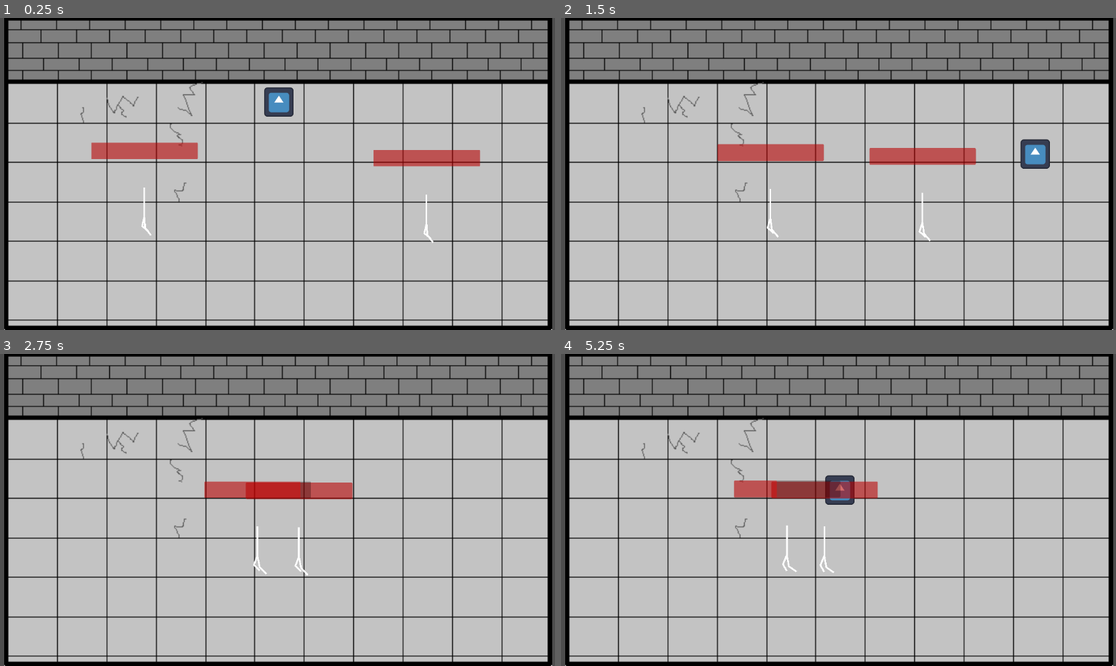
Above: before the commit, frames 1-4 (two rows, left to right).
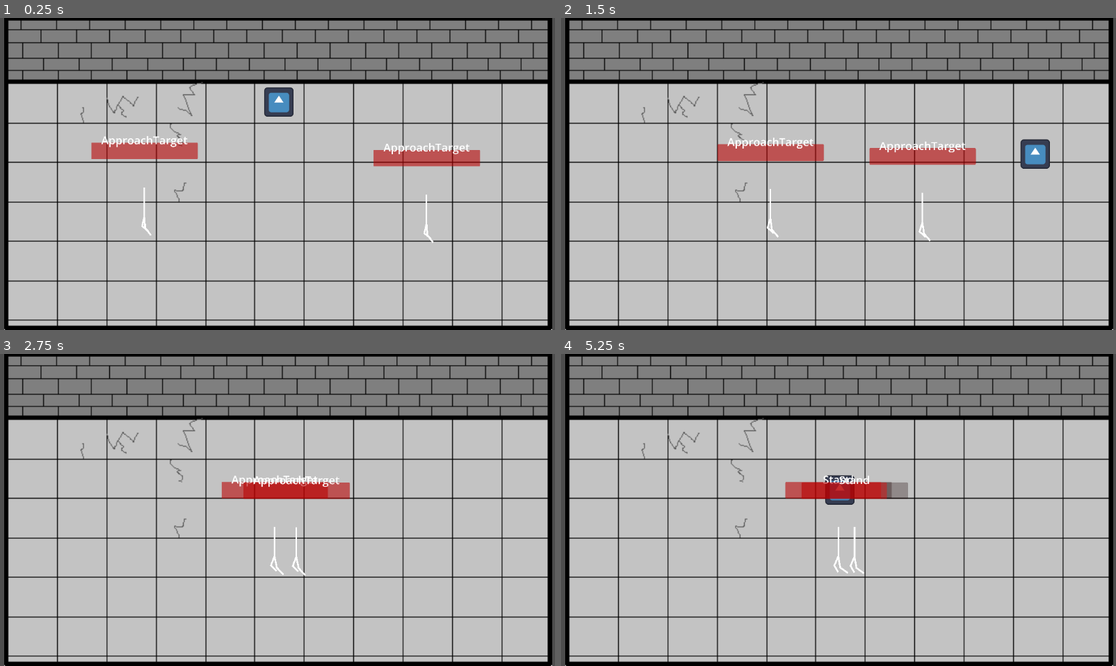
Above: after the commit, the same moments.

Repository: Thekiborg/stick-fight-game
Game: Godot game, scene res://game.tscn
The game is run twice, just before and just after one commit, with the same random seed, the same clock (stepped at 60 frames per second) and the same inputs. The engine's default icon, where the game draws it, is replaced by a stand-in: a white triangle on a blue panel in a dark square.
Inputs:
- Up to frame 1 (0.25 s): no input
- Up to frame 2 (1.5 s): hold D 0.53-1.28 s; hold S from 1.28 s (still down)
- Up to frame 3 (2.75 s): release S at 2.03 s; hold D from 2.03 s (still down)
- Up to frame 4 (5.25 s): release D at 2.78 s; hold W 2.78-3.53 s; tap Enter at 3.5 s; hold A 3.53-5.03 s; hold S from 5.03 s (still down)

The runs differ from the first frame. In frame 1, 0.3% of the frame differs, in the area x 18-85%, y 37-44%; in frame 2, 0.3%; in frame 3, 1.0%; in frame 4, 2.1%, in the area x 31-63%, y 38-71%.

Commit message:
Resolve fighting bias

Diff:
--- a/Escenas/Personaje.tscn
+++ b/Escenas/Personaje.tscn
@@ -1,9 +1,36 @@
-[gd_scene load_steps=7 format=3 uid="uid://cddrrlbjb5esc"]
+[gd_scene load_steps=8 format=3 uid="uid://cddrrlbjb5esc"]
 
 [ext_resource type="Script" uid="uid://dk6ii30ftp7or" path="res://Scripts/personaje.gd" id="1_0gco6"]
 
 [sub_resource type="RectangleShape2D" id="RectangleShape2D_0gco6"]
 size = Vector2(5.195117, 20.336514)
+
+[sub_resource type="Animation" id="Animation_0gco6"]
+length = 0.001
+tracks/0/type = "value"
+tracks/0/imported = false
+tracks/0/enabled = true
+tracks/0/path = NodePath("Torso/LeftLeg:points")
+tracks/0/interp = 1
+tracks/0/loop_wrap = true
+tracks/0/keys = {
+"times": PackedFloat32Array(0),
+"transitions": PackedFloat32Array(1),
+"update": 0,
+"values": [PackedVector2Array(0, -115, -31, -62, -62, -9)]
+}
+tracks/1/type = "value"
+tracks/1/imported = false
+tracks/1/enabled = true
+tracks/1/path = NodePath("Torso/RightLeg:points")
+tracks/1/interp = 1
+tracks/1/loop_wrap = true
+tracks/1/keys = {
+"times": PackedFloat32Array(0),
+"transitions": PackedFloat32Array(1),
+"update": 0,
+"values": [PackedVector2Array(0, -115, 31, -62, 62, -9)]
+}
 
 [sub_resource type="Animation" id="Animation_qg4o5"]
 resource_name = "Running"
@@ -34,33 +61,6 @@
 "values": [PackedVector2Array(0, -115, 13, -58, 68, -34), PackedVector2Array(0, -115, -22, -62, 9, -29), PackedVector2Array(0, -115, -24, -59, -27, -6), PackedVector2Array(0, -115, 5, -60, 40, -10)]
 }
 
-[sub_resource type="Animation" id="Animation_0gco6"]
-length = 0.001
-tracks/0/type = "value"
-tracks/0/imported = false
-tracks/0/enabled = true
-tracks/0/path = NodePath("Torso/LeftLeg:points")
-tracks/0/interp = 1
-tracks/0/loop_wrap = true
-tracks/0/keys = {
-"times": PackedFloat32Array(0),
-"transitions": PackedFloat32Array(1),
-"update": 0,
-"values": [PackedVector2Array(0, -115, -31, -62, -62, -9)]
-}
-tracks/1/type = "value"
-tracks/1/imported = false
-tracks/1/enabled = true
-tracks/1/path = NodePath("Torso/RightLeg:points")
-tracks/1/interp = 1
-tracks/1/loop_wrap = true
-tracks/1/keys = {
-"times": PackedFloat32Array(0),
-"transitions": PackedFloat32Array(1),
-"update": 0,
-"values": [PackedVector2Array(0, -115, 31, -62, 62, -9)]
-}
-
 [sub_resource type="AnimationLibrary" id="AnimationLibrary_0kjke"]
 _data = {
 &"RESET": SubResource("Animation_0gco6"),
@@ -69,6 +69,9 @@
 
 [sub_resource type="CircleShape2D" id="CircleShape2D_qg4o5"]
 radius = 106.36729
+
+[sub_resource type="LabelSettings" id="LabelSettings_qg4o5"]
+font_size = 64
 
 [node name="CharacterBody2D" type="CharacterBody2D" groups=["CharactersThatFight"]]
 script = ExtResource("1_0gco6")
@@ -112,3 +115,19 @@
 scale = Vector2(1.0953851, 2.1452048)
 shape = SubResource("CircleShape2D_qg4o5")
 debug_color = Color(0.62074745, 0.35430986, 1, 0.41960785)
+
+[node name="DebugLabel" type="Label" parent="."]
+anchors_preset = 8
+anchor_left = 0.5
+anchor_top = 0.5
+anchor_right = 0.5
+anchor_bottom = 0.5
+offset_left = -46.5
+offset_top = -570.0
+offset_right = 46.5
+offset_bottom = -547.0
+grow_horizontal = 2
+grow_vertical = 2
+text = "asdf"
+label_settings = SubResource("LabelSettings_qg4o5")
+horizontal_alignment = 1
--- a/Scripts/Behaviors/ApproachTarget.gd
+++ b/Scripts/Behaviors/ApproachTarget.gd
@@ -1,16 +1,17 @@
 class_name ApproachTarget extends Behavior
 
+func _get_name() -> String: return "ApproachTarget"
 func do(character: Character) -> void:
-	if character.cur_behavior is Attack:
-		stop_pather(character)
-		return;
+	#if character.cur_behavior is Attack:
+		#stop_pather(character)
+		#return;
 
-	if character.attack_hitbox.overlaps_body(character.find_target()):
-		stop_pather(character)
-		return;
+	#if character.attack_hitbox.overlaps_body(character.find_target()):
+		#stop_pather(character)
+		#return;
+
 
 	character.set_wanted_pos(character.find_target().position)
-
 	if character.navigation_agent.is_navigation_finished():
 		#behavior.on_end(self)
 		return
--- a/Scripts/Behaviors/Attack.gd
+++ b/Scripts/Behaviors/Attack.gd
@@ -1,7 +1,7 @@
 class_name Attack extends Behavior
-
 var frame:int = Engine.get_physics_frames()
 
+func _get_name() -> String: return "Attack"
 func do(character: Character) -> void:
 	var targetC: Character = character.find_target() as Character
 	if targetC:
@@ -9,6 +9,7 @@
 	super(character)
 
 func can_run(character: Character) -> bool:
+	print(character.name)
 	if Engine.get_physics_frames() - frame < 5:
 		return false;
 
--- a/Scripts/Behaviors/Behavior.gd
+++ b/Scripts/Behaviors/Behavior.gd
@@ -1,5 +1,8 @@
 @abstract class_name Behavior extends Resource
-
+var name:String:
+	get:
+		return _get_name()
+@abstract func _get_name() -> String
 func do(character: Character) -> void:
 	on_end(character)
 
--- a/Scripts/Behaviors/Logic/BehaviorLogic.gd
+++ b/Scripts/Behaviors/Logic/BehaviorLogic.gd
@@ -1,3 +1,4 @@
 @abstract class_name BehaviorLogic extends Behavior
 
+func _get_name() -> String: return "BehaviorLogic"
 @export var behaviors:Array[Behavior]
--- a/Scripts/Behaviors/Logic/BehaviorSequence.gd
+++ b/Scripts/Behaviors/Logic/BehaviorSequence.gd
@@ -3,5 +3,5 @@
 func do(character: Character) -> void:
 	for b: Behavior in behaviors:
 		if b.can_run(character):
-			character.cur_behavior = b
+			character.cur_behavior = b.duplicate(true)
 			break;
--- a/Scripts/Behaviors/Stand.gd
+++ b/Scripts/Behaviors/Stand.gd
@@ -1,11 +1,11 @@
 class_name Stand extends Behavior
 
+func _get_name() -> String: return "Stand"
+
+@export var wait_time: float = 1.0
+var _waited: float = 0
+
 func do(character: Character) -> void:
-	var timer: Timer = Timer.new()
-	timer.wait_time = 1.0
-	timer.one_shot = true
-	character.add_child(timer)
-	timer.start()
-
-	await timer.timeout
-	on_end(character)
+	_waited += character.get_physics_process_delta_time()
+	if _waited > wait_time:
+		on_end(character)
--- a/Scripts/personaje.gd
+++ b/Scripts/personaje.gd
@@ -14,6 +14,8 @@
 @onready var collision_shape: CollisionShape2D = $CollisionShape2D
 @onready var animation_player: AnimationPlayer = $AnimationPlayer
 @onready var attack_hitbox: Area2D = $AttackHitbox
+# I prefer this method, as it'll find subchildren without writing out the whole tree path
+@onready var debug_label: Label = find_child("DebugLabel")
 
 func _ready() -> void:
 	health_bar.max_value = healthPoints
@@ -54,26 +56,23 @@
 
 func _physics_process(delta: float) -> void:
 	if cur_behavior:
+		debug_label.text = cur_behavior.name
 		cur_behavior.do(self)
 
 func receive_damage(damage: int, source: Vector2) -> void:
 	healthPoints -= damage;
 	health_bar.value = healthPoints
 
-	velocity = source.direction_to(position) * (1000 * damage)
-	move_and_slide()
+	#velocity = source.direction_to(position) * (1000 * damage)
+	#move_and_slide()
 
 	if healthPoints <= 0:
 		die()
 
 func die() -> void:
-		queue_free()
+	queue_free()
 
 func evaluate_behavior() -> void:
 	logic_behavior.do(self)
 	# behavior should be giving me a cur_behavior
 	# therefore behavior should be a logic behavior
-
-# Called every frame. 'delta' is the elapsed time since the previous frame.
-func _process(delta: float) -> void:
-	pass
--- a/game.tscn
+++ b/game.tscn
@@ -17,13 +17,13 @@
 texture = ExtResource("3_feb5d")
 script = ExtResource("3_fc0e3")
 
-[node name="Amogus" parent="." instance=ExtResource("2_e2o6t")]
-position = Vector2(735, 369)
+[node name="Amogus2" parent="." instance=ExtResource("2_e2o6t")]
+position = Vector2(382.00003, 360)
 scale = Vector2(0.2, 0.2)
 logic_behavior = ExtResource("5_ryrav")
 
-[node name="Amogus2" parent="." instance=ExtResource("2_e2o6t")]
-position = Vector2(382.00003, 360)
+[node name="Amogus" parent="." instance=ExtResource("2_e2o6t")]
+position = Vector2(735, 369)
 scale = Vector2(0.2, 0.2)
 logic_behavior = ExtResource("5_ryrav")
 
